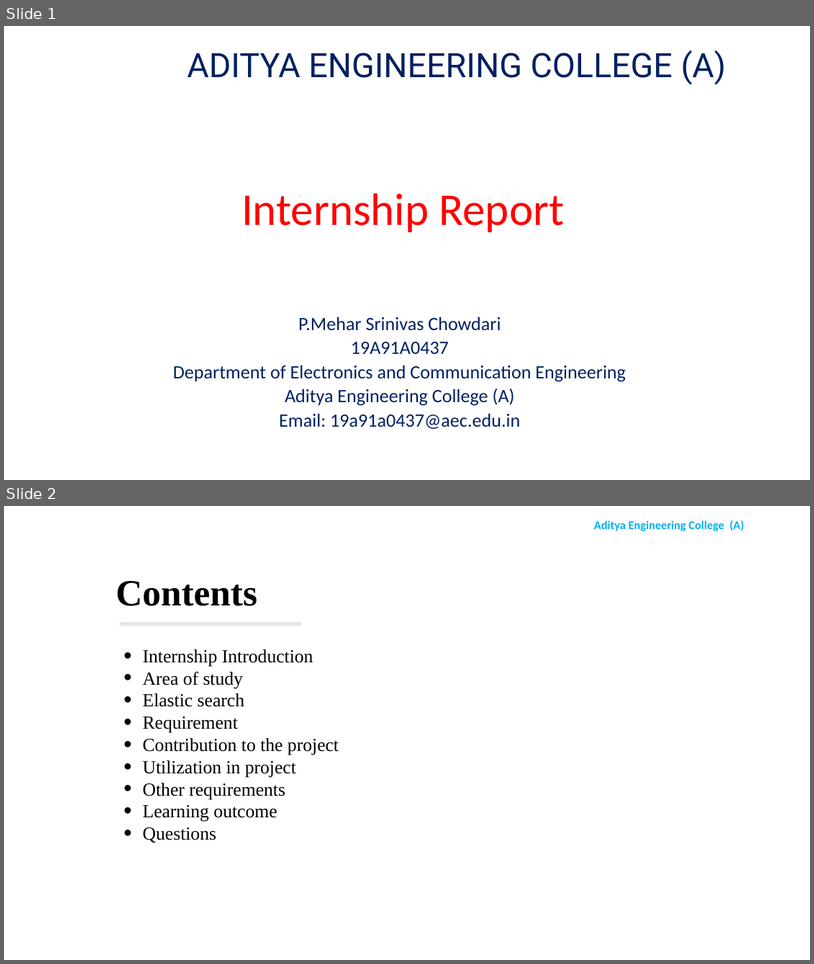
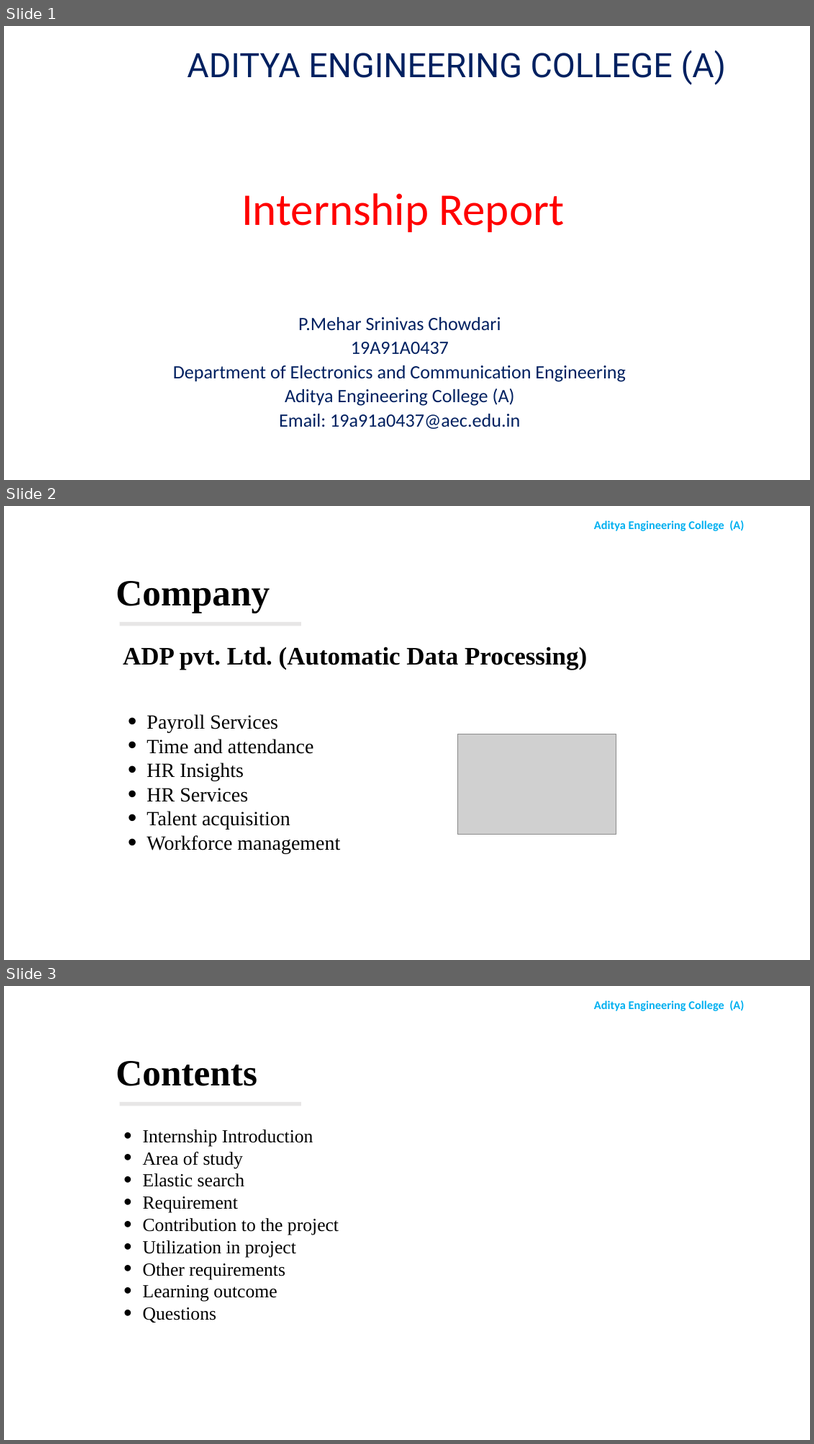
Before and after one commit to mehar-srinivas-chowdari/git-learning, a slide deck: college_internship_presentation.pptx. Shown one above the other, each under a label of ours: slides 1 and 2 before the commit, slides 1, 2 and 3 after it. The pictures are 814x964 and 814x1444 pixels, drawn with LibreOffice and Linux fonts; fonts in the diff are those of the drawing; grey boxes stand for pictures; background and template pictures are left out. Boxes give left, top, right and bottom in pixels: in the first picture for what was removed or moved away, otherwise in the second. Text is boxed around its words. In the diff, an @@ line names an element or a change of style, - is before the commit and + after.

```diff
--- a/college_internship_presentation.pptx
+++ b/college_internship_presentation.pptx
@@ slide 2 added at [4,506,810,960], background #FFFFFF; not listed: 1 template element that a slide beside it also shows @@
@@ text added at [116,581,270,613], 44 pt, text #000000, bold @@
+Company
@@ rectangle added at [120,622,301,626], fill #E7E6E6 @@
@@ text added at [123,646,587,669], 30 pt, text #000000, bold @@
+ADP pvt. Ltd. (Automatic Data Processing)
@@ text added at [147,714,340,853], 24 pt, text #000000 @@
+• Payroll Services
+• Time and attendance
+• HR Insights
+• HR Services
+• Talent acquisition
+• Workforce management
@@ picture added at [458,734,617,834] @@
@@ what was slide 2 is now slide 3 @@
```
